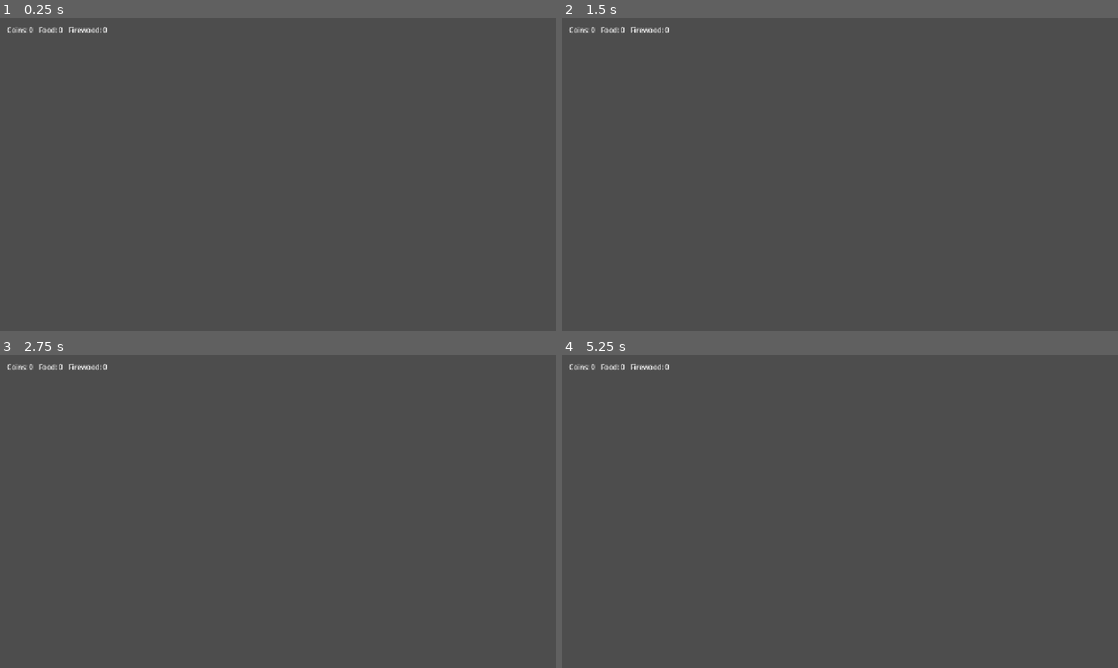
Above: before the commit, frames 1-4 (two rows, left to right).
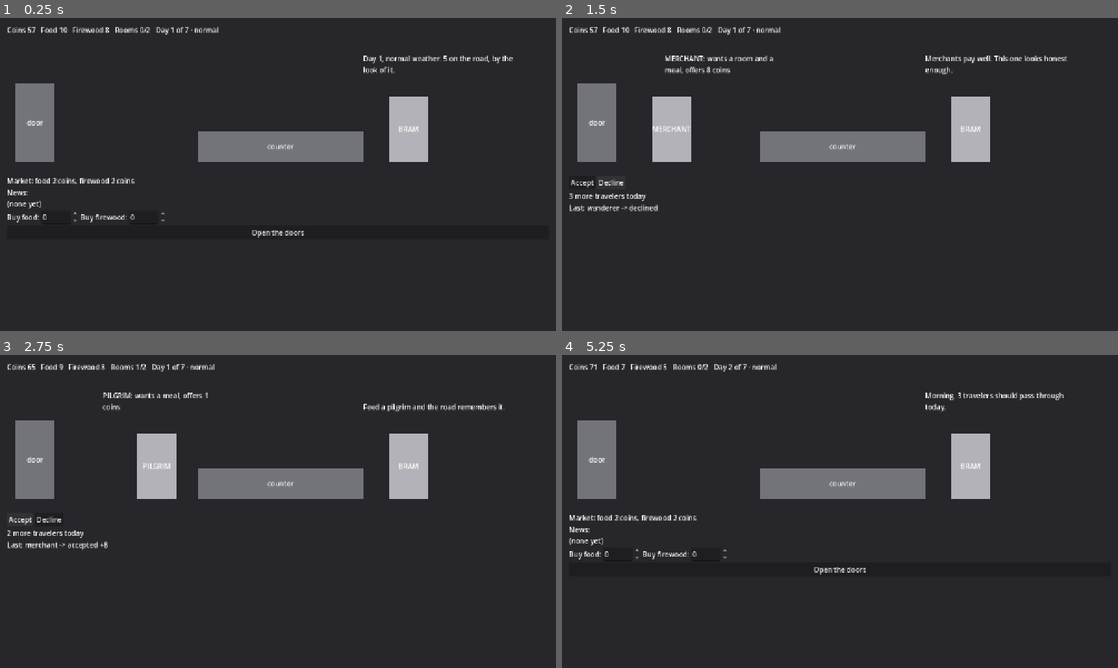
Above: after the commit, the same moments.

Repository: rkaunismaa/CrossRoads-Inn
Game: Godot game, scene res://scenes/main.tscn
The game is run twice, just before and just after one commit, with the same random seed, the same clock (stepped at 60 frames per second) and the same inputs.
Inputs (mouse positions are in pixels of both pictures, inside the frame that each line leads up to):
- Up to frame 1 (0.25 s): no input
- Up to frame 2 (1.5 s): click (840, 233) at 0.5 s, where only the run after the commit has a clickable "Open the doors"; click (612, 183) at 1.25 s, where only the run after the commit has a clickable "Decline"
- Up to frame 3 (2.75 s): click (22, 520) at 2 s, where only the run after the commit has a clickable "Accept"
- Up to frame 4 (5.25 s): click (584, 520) at 2.75 s, where only the run after the commit has a clickable "Accept"; click (612, 520) at 3.5 s, where only the run after the commit has a clickable "Decline"; click (584, 520) at 4.25 s, where only the run after the commit has a clickable "Accept"; click (840, 611) at 5 s, where only the run after the commit has a clickable "Continue"

The runs differ from the first frame. In frame 1, 100% of the frame differs, in the area x 0-100%, y 0-100%; in frame 2, 99%; in frame 3, 99%; in frame 4, 100%.

Commit message:
Add counter-layout grey-box UI
Co-Authored-By: Claude Opus 5.5 <noreply@anthropic.com>

Diff:
--- a/game/scenes/main.gd
+++ b/game/scenes/main.gd
@@ -1,14 +1,322 @@
 extends Control
-## Grey-box UI. Reads from InnState; never holds game rules itself.
-
-var inn: InnState = InnState.new()
-
-@onready var stock_label: Label = %StockLabel
+## Grey-box screen: the inn counter. Holds no game rules. It only calls DayRunner/InnRules and
+## shows what they return, and asks Bram for a line at each moment.
+## Built in code so the layout stays readable in one place; stage 3 swaps grey boxes for art.
+
+const GREY_DARK := Color(0.25, 0.25, 0.28)
+const GREY := Color(0.45, 0.45, 0.48)
+const GREY_LIGHT := Color(0.7, 0.7, 0.72)
+
+var params_path := "res://data/params.json"
+var params: Dictionary
+var runner: DayRunner
+var bram: Bram
+
+var _traveler_box: ColorRect
+var _door_x := 0.0
+var _rest_x := 0.0
 
 
 func _ready() -> void:
-	_refresh()
-
-
-func _refresh() -> void:
-	stock_label.text = "Coins: %d   Food: %d   Firewood: %d" % [inn.coins, inn.food, inn.firewood]
+	_build_ui()
+	start_run(randi())
+
+
+## Start a fresh run: new deal, new state, empty ledger.
+func start_run(seed: int) -> void:
+	var loaded := InnParams.load_json(params_path)
+	_hide_panels()
+	if not loaded.ok:
+		%ErrorText.text = "Can't start: " + str(loaded.error)
+		%ErrorText.visible = true
+		%TopBar.text = ""
+		%BramBubble.text = ""
+		%TravelerBubble.text = ""
+		return
+	%ErrorText.visible = false
+	params = loaded.params
+	runner = DayRunner.new(params, Dealer.deal_run(params, seed))
+	bram = Bram.new(seed)
+	_start_morning()
+
+
+# --- flow -------------------------------------------------------------------------------------
+
+func _start_morning() -> void:
+	_hide_panels()
+	if not runner.begin_day():
+		_show_end()
+		return
+	%BuyFood.value = 0
+	%BuyFirewood.value = 0
+	refresh_market()
+	var day := runner.day_deal()
+	var cheap := " (cheap today!)" if day.cheap_day else ""
+	%Prices.text = "Market: food %d coins, firewood %d coins%s" % [day.price_food, day.price_firewood, cheap]
+	var news := PackedStringArray()
+	for item in runner.state.news:
+		news.append("• " + InnRules.describe_news(item))
+	%NewsList.text = "News:\n" + ("\n".join(news) if news.size() > 0 else "(none yet)")
+	%TravelerBubble.text = ""
+	_traveler_box.visible = false
+	%BramBubble.text = bram.line_for(BramFacts.morning(runner, params))
+	%MorningPanel.visible = true
+	_refresh_top()
+
+
+func _on_open_doors() -> void:
+	runner.buy(int(%BuyFood.value), int(%BuyFirewood.value))
+	%MorningPanel.visible = false
+	%Outcome.text = ""
+	_next_traveler()
+
+
+func _next_traveler() -> void:
+	_refresh_top()
+	if not runner.has_traveler():
+		_start_night()
+		return
+	%CounterPanel.visible = true
+	var v := runner.current_view()
+	var needs := PackedStringArray()
+	if v.needs_room:
+		needs.append("a room")
+	if v.needs_meal:
+		needs.append("a meal")
+	var pay := "pays in news" if v.kind_shown == "wanderer" else "offers %d coins" % v.offer
+	%TravelerBubble.text = "%s: wants %s, %s" % [v.kind_shown.to_upper(), " and ".join(needs), pay]
+	%BramBubble.text = bram.line_for(BramFacts.traveler(runner, params))
+	_traveler_box.visible = true
+	(_traveler_box.get_child(0) as Label).text = v.kind_shown.to_upper()
+	_traveler_box.position.x = _door_x
+	create_tween().tween_property(_traveler_box, "position:x", _rest_x, 0.3)
+	refresh_counter()
+
+
+## Enable/disable the decision buttons for the traveler at the counter, with the reason as tooltip.
+func refresh_counter() -> void:
+	var t := runner.current()
+	var v := runner.current_view()
+	for pair in [[%Accept, "accept"], [%HaggleMid, "haggle_mid"], [%HaggleHigh, "haggle_high"]]:
+		var button: Button = pair[0]
+		var reason := InnRules.refusal_reason(runner.state, t, pair[1], params)
+		button.disabled = reason != ""
+		button.tooltip_text = reason
+	var noble := v.kind_shown == "noble"
+	%HaggleMid.visible = noble
+	%HaggleHigh.visible = noble
+	%HaggleMid.text = "Haggle: ask %d" % int(params.noble_mid)
+	%HaggleHigh.text = "Haggle: ask %d" % int(params.noble_high)
+	var left := runner.travelers_left() - 1
+	%TravelersLeft.text = "%d more traveler%s today" % [left, "" if left == 1 else "s"]
+
+
+func _decide(action: String) -> void:
+	%Outcome.text = "Last: %s -> %s" % [runner.current_view().kind_shown, runner.decide(action)]
+	_next_traveler()
+
+
+func _start_night() -> void:
+	%CounterPanel.visible = false
+	_traveler_box.visible = false
+	%TravelerBubble.text = ""
+	var notes := runner.end_day()
+	%NightPanel.visible = true
+	var day_lines := PackedStringArray()
+	for line in runner.ledger:
+		if line.begins_with("Day %d slot" % _shown_day()):
+			day_lines.append(line.split(": ", true, 1)[1])
+	%NightText.text = "Tonight: %s\n\nToday:\n%s" % [notes, "\n".join(day_lines) if day_lines.size() > 0 else "(no travelers)"]
+	%BramBubble.text = bram.line_for(BramFacts.night(runner, notes, params))
+	_refresh_top()
+
+
+func _on_continue() -> void:
+	if runner.is_over():
+		_show_end()
+	else:
+		_start_morning()
+
+
+func _show_end() -> void:
+	_hide_panels()
+	var r := runner.result()
+	var debt := int(params.debt)
+	if r.lost_on_day > 0:
+		%EndText.text = "You lost on day %d: couldn't pay the upkeep.\nYou had %d coins." % [r.lost_on_day, r.end_coins]
+	else:
+		%EndText.text = "%s\nYou ended the week with %d coins; the landlord wanted %d." % [
+			"You kept the inn!" if r.won else "You couldn't pay the landlord.", r.end_coins, debt]
+	%EndPanel.visible = true
+	_refresh_top()
+
+
+# --- display helpers --------------------------------------------------------------------------
+
+## Cap the buy controls to what the coins allow, food first (as the rules buy).
+func refresh_market() -> void:
+	var day := runner.day_deal()
+	%BuyFood.max_value = runner.state.coins / day.price_food
+	_on_food_changed(%BuyFood.value)
+
+
+func _on_food_changed(_value: float) -> void:
+	if runner == null:
+		return
+	var day := runner.day_deal()
+	var left := runner.state.coins - int(%BuyFood.value) * day.price_food
+	%BuyFirewood.max_value = maxi(0, left / day.price_firewood)
+
+
+func _refresh_top() -> void:
+	var s := runner.state
+	var day := runner.deal.days[_shown_day() - 1]
+	%TopBar.text = "Coins %d   Food %d   Firewood %d   Rooms %d/%d   Day %d of %d · %s" % [
+		s.coins, s.food, s.firewood, s.occupied, int(params.rooms), day.day, int(params.days), day.weather]
+
+
+## The day the screen is about: during the night summary that's the day just ended.
+func _shown_day() -> int:
+	return runner.day - 1 if %NightPanel.visible and not runner.is_over() else runner.day
+
+
+func _hide_panels() -> void:
+	for panel in [%MorningPanel, %CounterPanel, %NightPanel, %EndPanel]:
+		panel.visible = false
+
+
+# --- layout -----------------------------------------------------------------------------------
+
+func _named(node: Node, unique: String) -> Node:
+	node.name = unique
+	node.unique_name_in_owner = true
+	return node
+
+
+func _own(node: Node) -> void:
+	node.owner = self
+	for child in node.get_children():
+		_own(child)
+
+
+func _label(unique: String, text := "") -> Label:
+	var l: Label = _named(Label.new(), unique)
+	l.text = text
+	l.autowrap_mode = TextServer.AUTOWRAP_WORD_SMART
+	return l
+
+
+func _button(unique: String, text: String, on_press: Callable) -> Button:
+	var b: Button = _named(Button.new(), unique)
+	b.text = text
+	b.pressed.connect(on_press)
+	return b
+
+
+func _box(color: Color, size: Vector2, caption: String) -> ColorRect:
+	var r := ColorRect.new()
+	r.color = color
+	r.custom_minimum_size = size
+	var l := Label.new()
+	l.text = caption
+	l.set_anchors_preset(Control.PRESET_FULL_RECT)
+	l.horizontal_alignment = HORIZONTAL_ALIGNMENT_CENTER
+	l.vertical_alignment = VERTICAL_ALIGNMENT_CENTER
+	r.add_child(l)
+	return r
+
+
+func _bubble(unique: String) -> Label:
+	var l := _label(unique)
+	l.custom_minimum_size = Vector2(260, 60)
+	l.vertical_alignment = VERTICAL_ALIGNMENT_BOTTOM
+	return l
+
+
+func _build_ui() -> void:
+	var bg := ColorRect.new()
+	bg.color = GREY_DARK.darkened(0.4)
+	bg.set_anchors_preset(Control.PRESET_FULL_RECT)
+	add_child(bg)
+
+	var margin := MarginContainer.new()
+	margin.set_anchors_preset(Control.PRESET_FULL_RECT)
+	for side in ["left", "right", "top", "bottom"]:
+		margin.add_theme_constant_override("margin_" + side, 16)
+	add_child(margin)
+	var root := VBoxContainer.new()
+	root.add_theme_constant_override("separation", 12)
+	margin.add_child(root)
+
+	root.add_child(_label("TopBar"))
+	root.add_child(_label("ErrorText"))
+
+	# The scene: door, traveler (with bubble), counter, Bram (with bubble).
+	var scene := Control.new()
+	scene.custom_minimum_size = Vector2(1200, 300)
+	root.add_child(scene)
+	var door := _box(GREY, Vector2(90, 180), "door")
+	door.position = Vector2(20, 100)
+	scene.add_child(door)
+	_door_x = 20.0
+	_rest_x = 300.0
+	_traveler_box = _box(GREY_LIGHT, Vector2(90, 150), "")
+	_traveler_box.position = Vector2(_rest_x, 130)
+	scene.add_child(_traveler_box)
+	var tb := _bubble("TravelerBubble")
+	tb.position = Vector2(220, 20)
+	scene.add_child(tb)
+	var counter := _box(GREY, Vector2(380, 70), "counter")
+	counter.position = Vector2(440, 210)
+	scene.add_child(counter)
+	var bram_box := _box(GREY_LIGHT, Vector2(90, 150), "BRAM")
+	bram_box.position = Vector2(880, 130)
+	scene.add_child(bram_box)
+	var bb := _bubble("BramBubble")
+	bb.position = Vector2(820, 20)
+	bb.custom_minimum_size = Vector2(360, 60)
+	scene.add_child(bb)
+
+	# Morning: prices, news, buying, then open the doors.
+	var morning: VBoxContainer = _named(VBoxContainer.new(), "MorningPanel")
+	morning.add_child(_label("Prices"))
+	morning.add_child(_label("NewsList"))
+	var buys := HBoxContainer.new()
+	for pair in [["BuyFood", "Buy food:"], ["BuyFirewood", "Buy firewood:"]]:
+		var l := Label.new()
+		l.text = pair[1]
+		buys.add_child(l)
+		var spin: SpinBox = _named(SpinBox.new(), pair[0])
+		spin.min_value = 0
+		buys.add_child(spin)
+	morning.add_child(buys)
+	morning.add_child(_button("OpenDoors", "Open the doors", _on_open_doors))
+	root.add_child(morning)
+
+	# Counter: decisions for the traveler in front of you.
+	var counter_panel: VBoxContainer = _named(VBoxContainer.new(), "CounterPanel")
+	var buttons := HBoxContainer.new()
+	buttons.add_child(_button("Accept", "Accept", _decide.bind("accept")))
+	buttons.add_child(_button("Decline", "Decline", _decide.bind("decline")))
+	buttons.add_child(_button("HaggleMid", "Haggle", _decide.bind("haggle_mid")))
+	buttons.add_child(_button("HaggleHigh", "Haggle", _decide.bind("haggle_high")))
+	counter_panel.add_child(buttons)
+	counter_panel.add_child(_label("TravelersLeft"))
+	counter_panel.add_child(_label("Outcome"))
+	root.add_child(counter_panel)
+
+	# Night summary, then on to the next morning.
+	var night: VBoxContainer = _named(VBoxContainer.new(), "NightPanel")
+	night.add_child(_label("NightText"))
+	night.add_child(_button("Continue", "Continue", _on_continue))
+	root.add_child(night)
+
+	# End of the week.
+	var end: VBoxContainer = _named(VBoxContainer.new(), "EndPanel")
+	end.add_child(_label("EndText"))
+	end.add_child(_button("PlayAgain", "Play again", func() -> void: start_run(randi())))
+	root.add_child(end)
+
+	_own(bg)
+	_own(margin)
+	(%BuyFood as SpinBox).value_changed.connect(_on_food_changed)
--- a/game/scenes/main.tscn
+++ b/game/scenes/main.tscn
@@ -10,12 +10,3 @@
 grow_horizontal = 2
 grow_vertical = 2
 script = ExtResource("1_main")
-
-[node name="StockLabel" type="Label" parent="."]
-unique_name_in_owner = true
-layout_mode = 0
-offset_left = 16.0
-offset_top = 16.0
-offset_right = 616.0
-offset_bottom = 48.0
-text = "Coins: 0   Food: 0   Firewood: 0"
--- a/game/scripts/bram/bram_facts.gd
+++ b/game/scripts/bram/bram_facts.gd
@@ -5,7 +5,7 @@
 ## Facts hold only what the player could know. Never: is_thief, noble_tier, goodwill, or a
 ## final event that hasn't been announced (news) or hasn't happened yet.
 ##
-## morning (after DayRunner.begin_day + buy):
+## morning (after DayRunner.begin_day; the UI asks before the player buys):
 ##   moment "morning", day int, weather String, travelers_coming int,
 ##   food_low bool              food < travelers_coming * food_per_meal
 ##   firewood_short_tonight bool firewood < fire_need(all rooms full, today's weather)
--- /dev/null
+++ b/game/tests/unit/test_main_scene.gd
@@ -0,0 +1,118 @@
+extends GutTest
+## Drives the grey-box screen through its buttons, the way a player would.
+
+const MainScene := preload("res://scenes/main.tscn")
+var main: Control
+
+
+func before_each() -> void:
+	main = MainScene.instantiate()
+	add_child_autofree(main)
+	main.start_run(3)
+
+
+func _node(name: String) -> Node:
+	return main.get_node("%" + name)
+
+
+func _press_whatever_is_visible() -> void:
+	if _node("MorningPanel").visible:
+		_node("OpenDoors").pressed.emit()
+	elif _node("CounterPanel").visible:
+		_node("Decline").pressed.emit()
+	elif _node("NightPanel").visible:
+		_node("Continue").pressed.emit()
+
+
+func _play_to_end() -> void:
+	for i in 300:
+		if _node("EndPanel").visible:
+			return
+		_press_whatever_is_visible()
+
+
+func test_starts_on_the_morning_panel() -> void:
+	assert_true(_node("MorningPanel").visible)
+	assert_false(_node("CounterPanel").visible)
+	assert_string_contains(_node("TopBar").text, "Coins")
+	assert_string_contains(_node("TopBar").text, "Day 1")
+
+
+func test_full_week_reaches_end_screen() -> void:
+	_play_to_end()
+	assert_true(_node("EndPanel").visible)
+	assert_string_contains(_node("EndText").text, "coins")
+	assert_eq(main.runner.ledger[-1].begins_with("End:"), true)
+
+
+func test_accept_disabled_with_reason_when_rooms_full() -> void:
+	_node("OpenDoors").pressed.emit()
+	for i in 200:  # find a traveler who needs a room
+		if _node("CounterPanel").visible and main.runner.current_view().needs_room:
+			break
+		_press_whatever_is_visible()
+	main.runner.state.occupied = int(main.params.rooms)
+	main.refresh_counter()
+	assert_true(_node("Accept").disabled)
+	assert_eq(_node("Accept").tooltip_text, "no room")
+
+
+func test_haggle_buttons_only_for_nobles() -> void:
+	_node("OpenDoors").pressed.emit()
+	for i in 300:
+		if _node("CounterPanel").visible:
+			var noble: bool = main.runner.current_view().kind_shown == "noble"
+			assert_eq(_node("HaggleMid").visible, noble)
+			if noble:
+				assert_eq(_node("HaggleMid").text, "Haggle: ask %d" % int(main.params.noble_mid))
+				assert_eq(_node("HaggleHigh").text, "Haggle: ask %d" % int(main.params.noble_high))
+		if _node("EndPanel").visible:
+			break
+		_press_whatever_is_visible()
+
+
+func test_buy_spinboxes_cap_to_coins() -> void:
+	main.runner.state.coins = 5
+	main.runner.day_deal().price_food = 2
+	main.runner.day_deal().price_firewood = 2
+	main.refresh_market()
+	assert_eq(_node("BuyFood").max_value, 2.0)
+	_node("BuyFood").value = 2
+	assert_eq(_node("BuyFirewood").max_value, 0.0)
+
+
+func test_play_again_starts_clean() -> void:
+	_play_to_end()
+	_node("PlayAgain").pressed.emit()
+	assert_eq(main.runner.day, 1)
+	assert_true(_node("MorningPanel").visible)
+	assert_false(_node("EndPanel").visible)
+	assert_eq(main.runner.ledger.size(), 0)
+
+
+func test_missing_params_shows_error() -> void:
+	main.params_path = "res://data/nope.json"
+	main.start_run(1)
+	assert_true(_node("ErrorText").visible)
+	assert_string_contains(_node("ErrorText").text, "nope.json")
+	assert_false(_node("MorningPanel").visible)
+
+
+func test_bram_speaks_each_moment() -> void:
+	assert_ne(_node("BramBubble").text, "", "morning")
+	_node("OpenDoors").pressed.emit()
+	if _node("CounterPanel").visible:
+		assert_ne(_node("BramBubble").text, "", "traveler")
+	while _node("CounterPanel").visible:
+		_node("Decline").pressed.emit()
+	assert_true(_node("NightPanel").visible)
+	assert_ne(_node("BramBubble").text, "", "night")
+	assert_string_contains(_node("NightText").text, "firewood")
+
+
+func test_night_top_bar_shows_the_day_that_just_ended() -> void:
+	_node("OpenDoors").pressed.emit()
+	while _node("CounterPanel").visible:
+		_node("Decline").pressed.emit()
+	assert_true(_node("NightPanel").visible)
+	assert_string_contains(_node("TopBar").text, "Day 1 of 7 · %s" % main.runner.deal.days[0].weather)
Not shown, added: game/tests/unit/test_main_scene.gd.uid
Not shown, changed: docs/session-history.md
